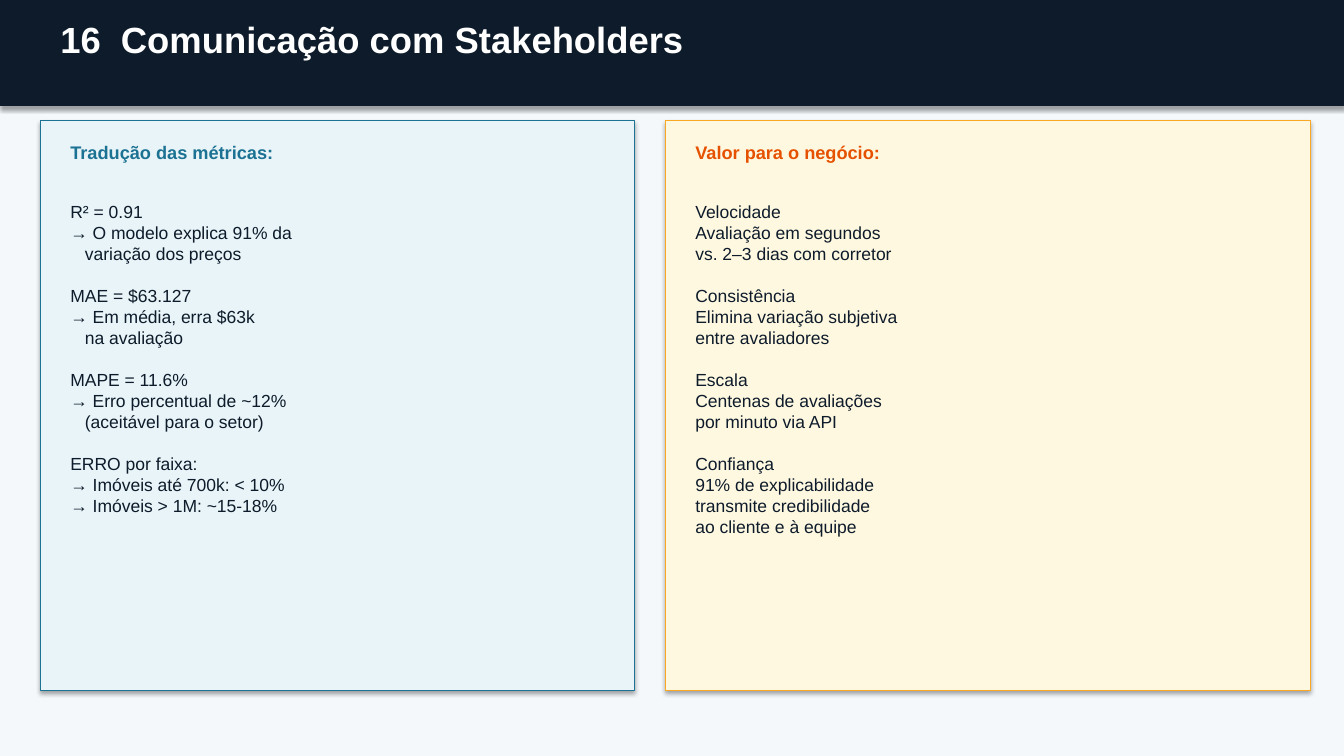
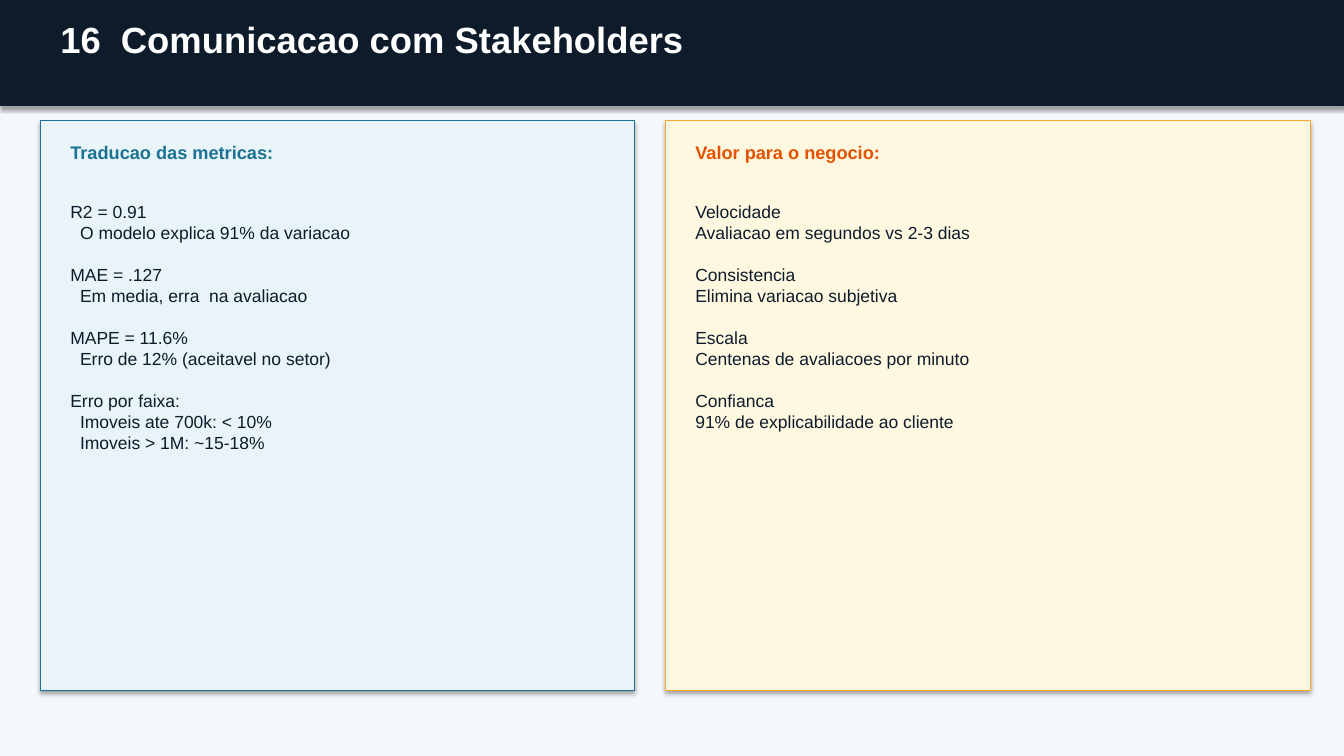
Before and after one commit to rogerestatistico/HOUSE_PRICE_PREDICTION, a slide deck: slide 16 of presentation_house_price.pptx (slide 19 before the commit). Drawn at 1344x756 pixels with LibreOffice and Linux fonts; fonts in the diff are those of the drawing. Boxes give left, top, right and bottom in pixels: in the first picture for what was removed or moved away, otherwise in the second. Text is boxed around its words. In the diff, an @@ line names an element or a change of style, - is before the commit and + after.

```diff
--- a/presentation_house_price.pptx
+++ b/presentation_house_price.pptx
@@ text at [60,26,684,54]: text changed @@
-16 Comunicação com Stakeholders
+16 Comunicacao com Stakeholders
@@ text at [70,145,273,159]: text changed @@
-Tradução das métricas:
+Traducao das metricas:
@@ text at [695,145,880,163]: text changed @@
-Valor para o negócio:
+Valor para o negocio:
@@ text at [70,205,350,449]: text changed @@
-R² = 0.91
-→ O modelo explica 91% da
-variação dos preços
-MAE = $63.127
-→ Em média, erra $63k
-na avaliação
-MAPE = 11.6%
-→ Erro percentual de ~12%
-(aceitável para o setor)
-ERRO por faixa:
-→ Imóveis até 700k: < 10%
-→ Imóveis > 1M: ~15-18%
+R2 = 0.91
+O modelo explica 91% da variacao
+MAE = .127
+Em media, erra na avaliacao
+MAPE = 11.6%
+Erro de 12% (aceitavel no setor)
+Erro por faixa:
+Imoveis ate 700k: < 10%
+Imoveis > 1M: ~15-18%
@@ text at [695,205,970,432]: text changed @@
-Velocidade
-Avaliação em segundos
-vs. 2–3 dias com corretor
-Consistência
-Elimina variação subjetiva
-entre avaliadores
-Escala
-Centenas de avaliações
-por minuto via API
-Confiança
-91% de explicabilidade
-transmite credibilidade
-ao cliente e à equipe
+Velocidade
+Avaliacao em segundos vs 2-3 dias
+Consistencia
+Elimina variacao subjetiva
+Escala
+Centenas de avaliacoes por minuto
+Confianca
+91% de explicabilidade ao cliente
```
Also in this commit, not shown: 11 other slides changed, 5 slides added, 8 slides removed.
